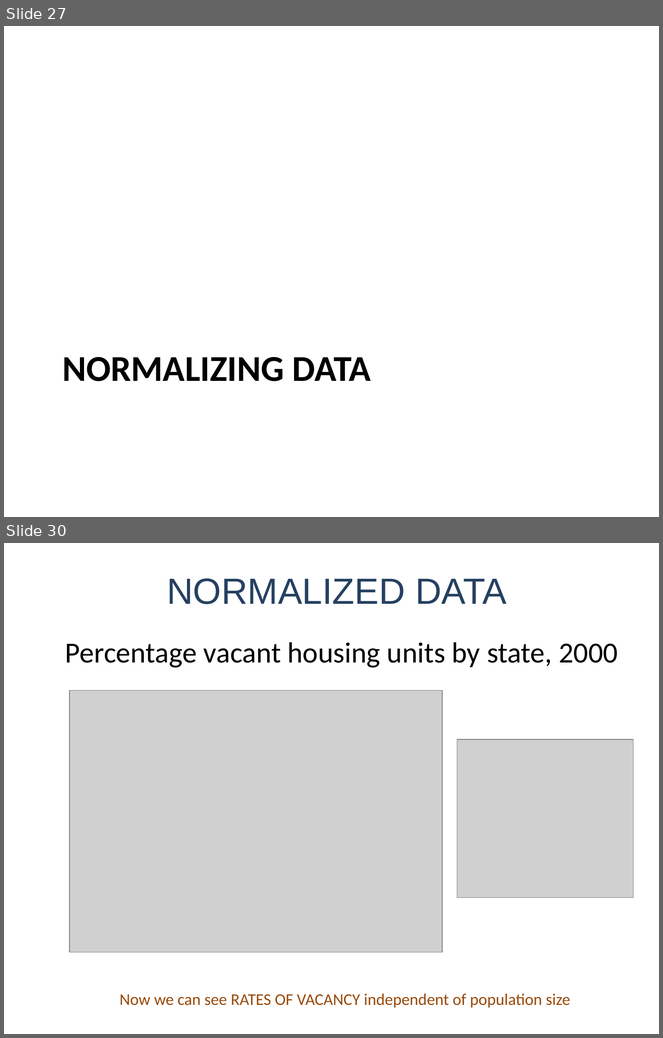
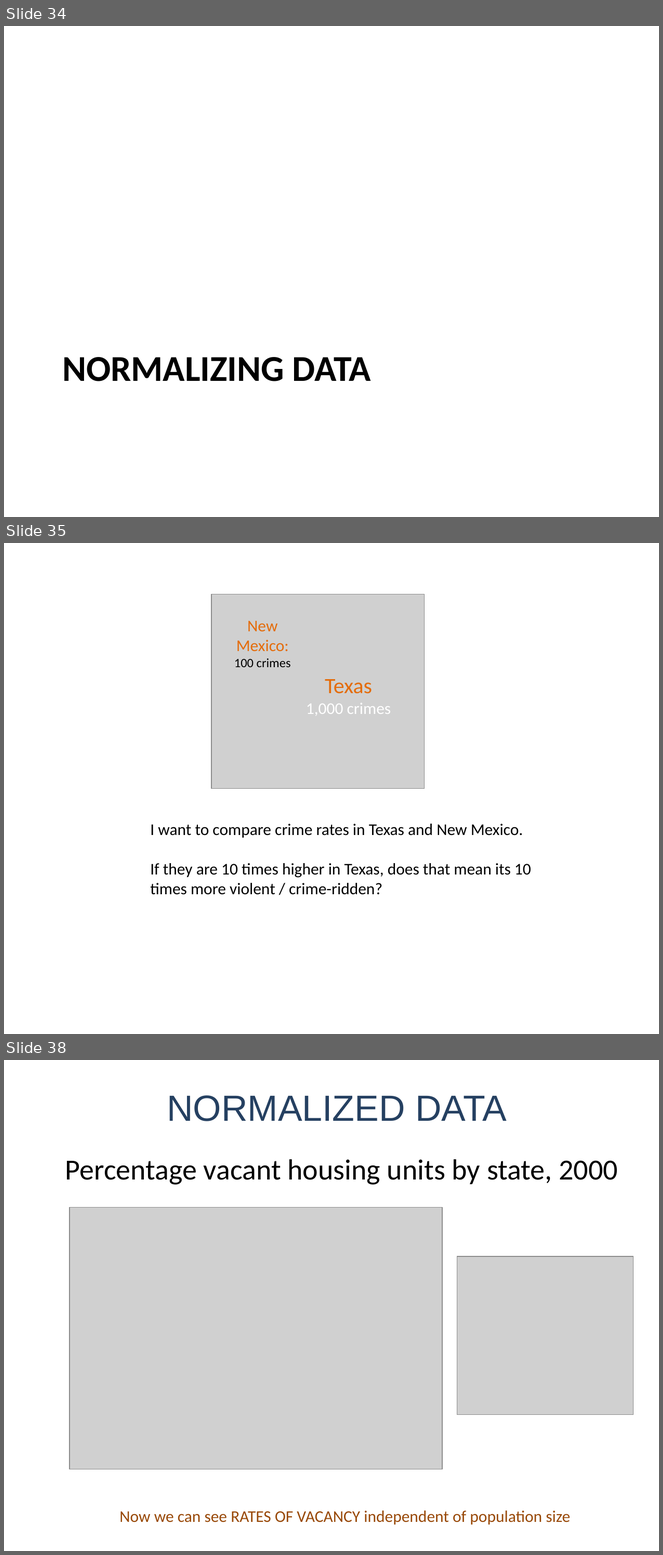
Before and after one commit to DS4PS/cpp-529-fall-2020, a slide deck: lectures/p-05-visual-narrative.pptx. Shown one above the other, each under a label of ours: slides 27 and 30 before the commit, slides 34, 35 and 38 after it; the slides between them are not shown. The pictures are 663x1038 and 663x1555 pixels, drawn with LibreOffice and Linux fonts; fonts in the diff are those of the drawing; grey boxes stand for pictures. Boxes give left, top, right and bottom in pixels: in the first picture for what was removed or moved away, otherwise in the second. Text is boxed around its words. In the diff, an @@ line names an element or a change of style, - is before the commit and + after.

```diff
--- a/lectures/p-05-visual-narrative.pptx
+++ b/lectures/p-05-visual-narrative.pptx
@@ slide 35 added at [4,543,659,1034], background #FFFFFF @@
@@ picture added at [211,594,425,788] @@
@@ text added at [234,620,291,667], 18 pt, text #E46C0A @@
+New
+Mexico:
+100 crimes
@@ text added at [306,679,391,716], 18 pt, text #FFFFFF @@
+Texas
+1,000 crimes
@@ text added at [150,824,531,895], 18 pt, text #000000 @@
+I want to compare crime rates in Texas and New Mexico.
+If they are 10 times higher in Texas, does that mean its 10 times more violent / crime-ridden?
@@ what was slide 27 is now slide 34 @@
@@ what was slide 30 is now slide 38 @@
```
Also in this commit, not shown: 3 slides changed, 12 other slides added, 2 slides removed, 1 other file.
